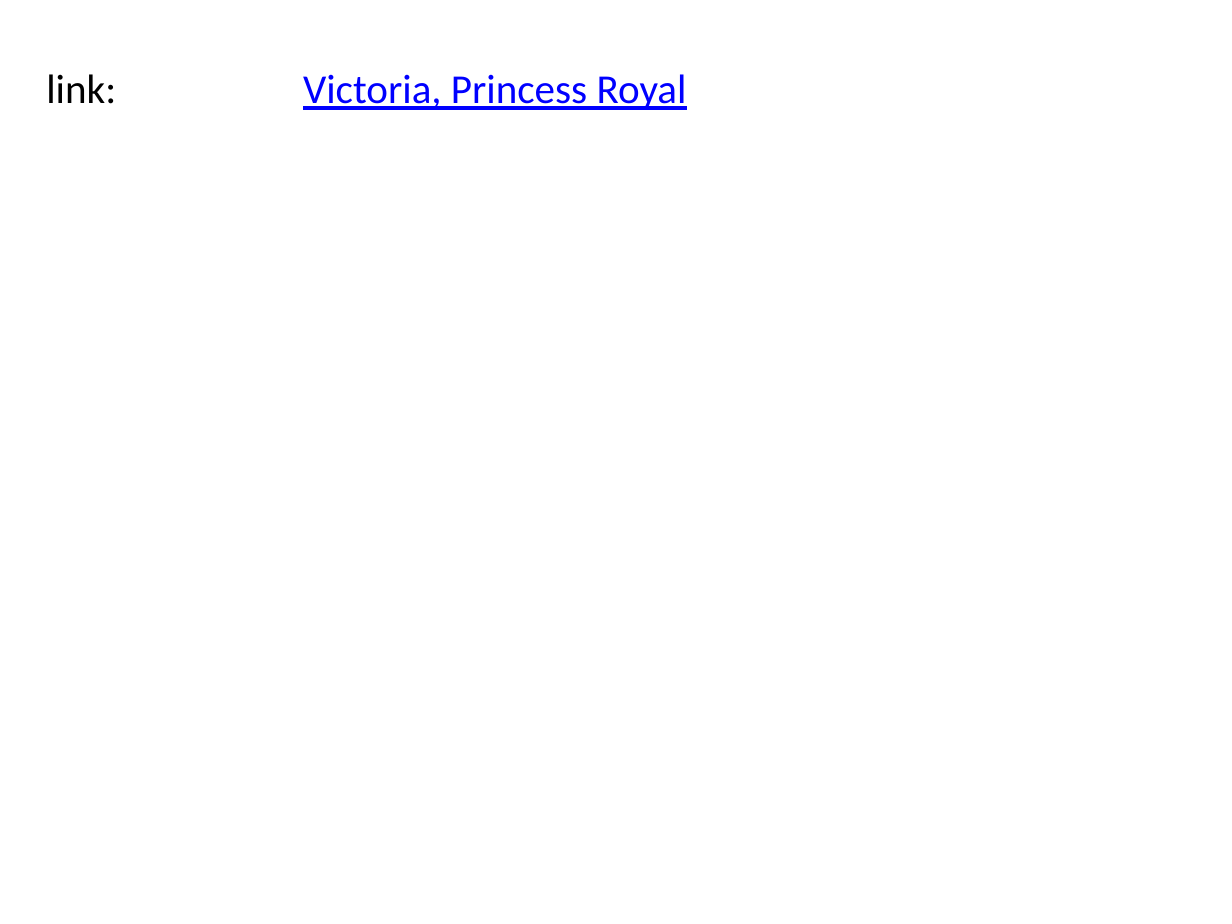
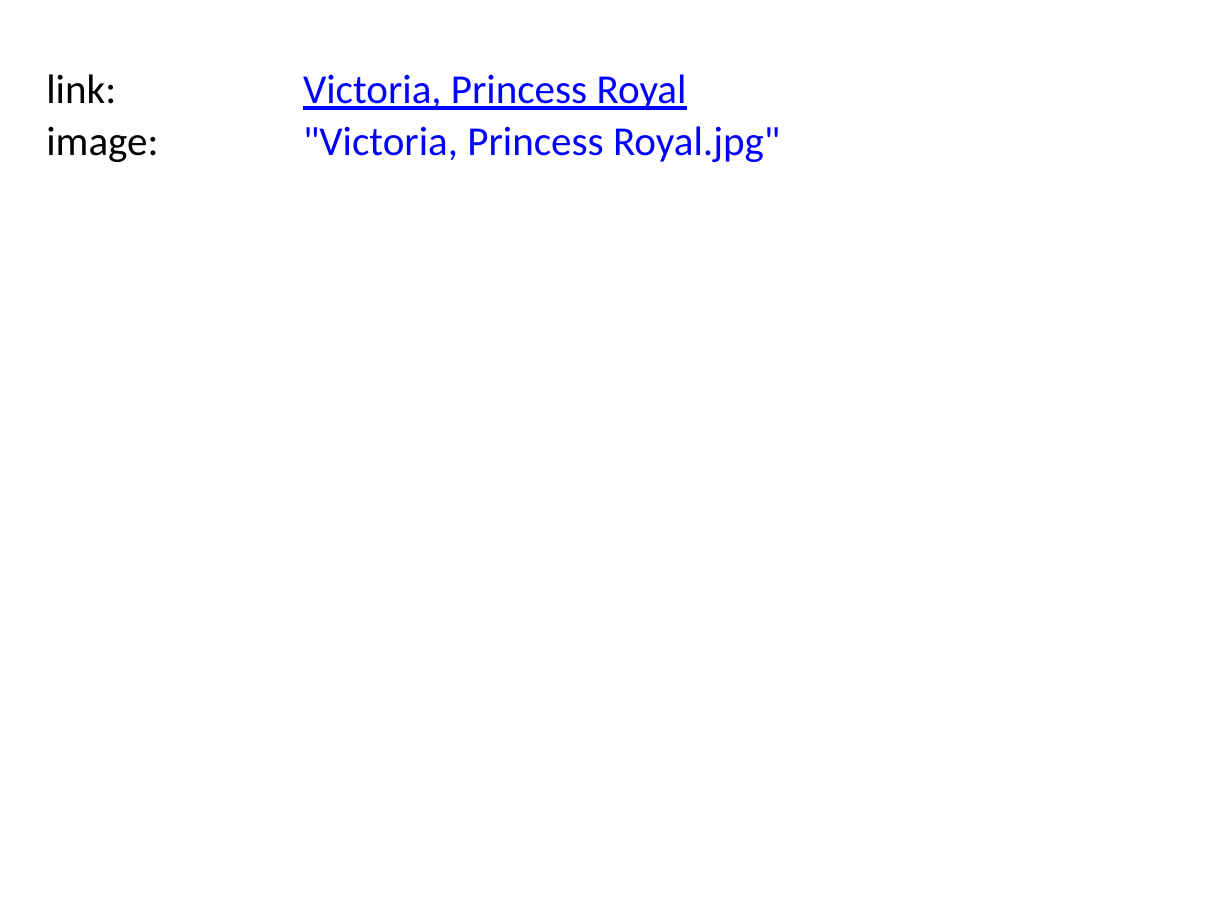
Before and after one commit to BITPlan/com.bitplan.simplegraph, a slide deck: slide 2 of QueenVictoria.pptx. Drawn at 1232x924 pixels with LibreOffice and Linux fonts; fonts in the diff are those of the drawing. Boxes give left, top, right and bottom in pixels: in the first picture for what was removed or moved away, otherwise in the second. Text is boxed around its words. In the diff, an @@ line names an element or a change of style, - is before the commit and + after.

```diff
--- a/QueenVictoria.pptx
+++ b/QueenVictoria.pptx
@@ text added at (x1=46, y1=126, x2=158, y2=162), 24 pt, text #000000 @@
+image:
@@ text added at (x1=303, y1=126, x2=780, y2=162), 24 pt, text #0000FF @@
+"Victoria, Princess Royal.jpg"
```
Also in this commit, not shown: 9 other slides changed, 7 other files.
